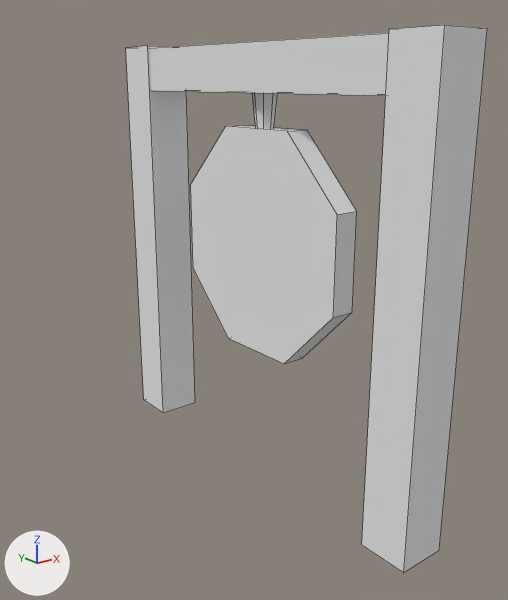
What one commit did to the OBJ model mods/mex_moreblocks/models/mex_moreblocks_gong.obj.
The view is the same before and after, from a 50 mm lens placed at (-0.906, -1.099, 0.322), pointed at (-0.028, -0.002, -0.117). Every picture has the same lights, and +X, +Y and +Z are marked at lower left. Mesh edges are drawn as thin lines. Where no turn or scale is listed for an object, it has been applied to the vertices.

In view in the first picture: 'Cube_Cube.001'.
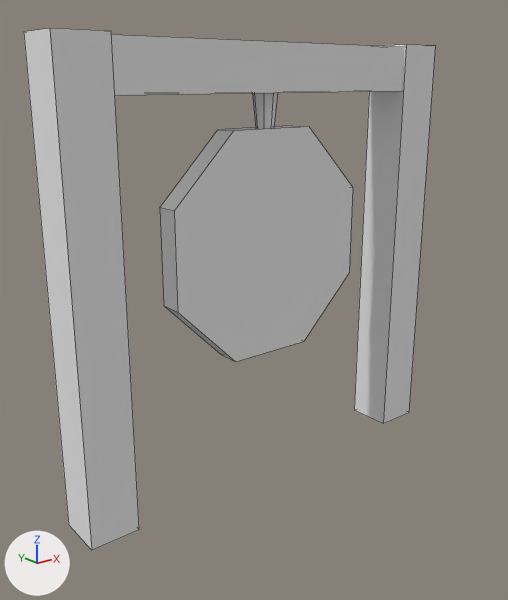
Commit message: farming: fixed apple pie craft mex_moreblocks: gong now faces as you place it

Boxes [x1, y1, x2, y2] around the edits, measured in the pictures (508 x 600 px; the box of a moved part takes in the faces that stretch with it):
'Cube_Cube.001', reshaped (14% wider): before [126, 25, 487, 573]; after [24, 28, 436, 550]
part 1 of me_cube_cube_001, moved or reshaped: before [362, 25, 487, 573]; after [24, 28, 139, 550]
part 2 of me_cube_cube_001, moved or reshaped: before [126, 46, 195, 413]; after [354, 45, 436, 424]
part 3 of me_cube_cube_001, added: after [112, 35, 404, 95]
part 4 of me_cube_cube_001, added: after [160, 126, 353, 362]
part 5 of me_cube_cube_001, deleted: before [190, 125, 357, 364]
part 6 of me_cube_cube_001, deleted: before [150, 33, 389, 96]

The edits, one by one:
me_cube_cube_001 has 56 vertices, 38 faces and spans x -0.05..0.05, y -0.45..0.45, z -0.506..0.394.
me_cube_cube_001 is used by ob_cube_cube_001; location (0.0, 0.0, 0.0).
me_cube_cube_001 part 1: the loose piece of 8 vertices spanning x -0.05..0.05, y -0.45..-0.35, z -0.506..0.394 is moved by (-0.4, 0.4, 0.0).
me_cube_cube_001 part 2: the loose piece of 8 vertices spanning x -0.05..0.05, y 0.35..0.45, z -0.506..0.394 is moved by (0.4, -0.4, 0.0).
me_cube_cube_001 part 3: a new loose piece, a box spanning x -0.405..0.405, y -0.045..0.045, z 0.299..0.389, in mat_none (white #e7e7e7).
me_cube_cube_001 part 4: a new loose piece, an 8-sided cylinder along y spanning x -0.231..0.231, y -0.025..0.025, z -0.231..0.231, in mat_none (white #e7e7e7).
me_cube_cube_001 part 5: the loose piece of 16 vertices spanning x -0.025..0.025, y -0.231..0.231, z -0.231..0.231 is deleted.
me_cube_cube_001 part 6: the loose piece of 8 vertices spanning x -0.045..0.045, y -0.405..0.405, z 0.299..0.389 is deleted.
